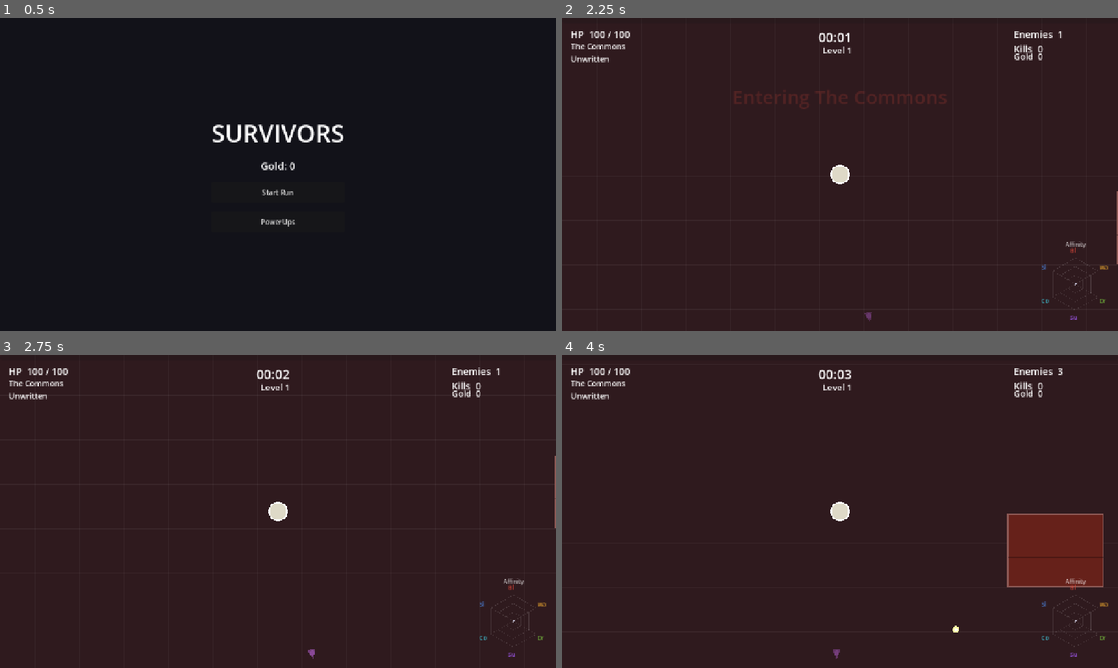
Above: before the commit, frames 1-4 (two rows, left to right).
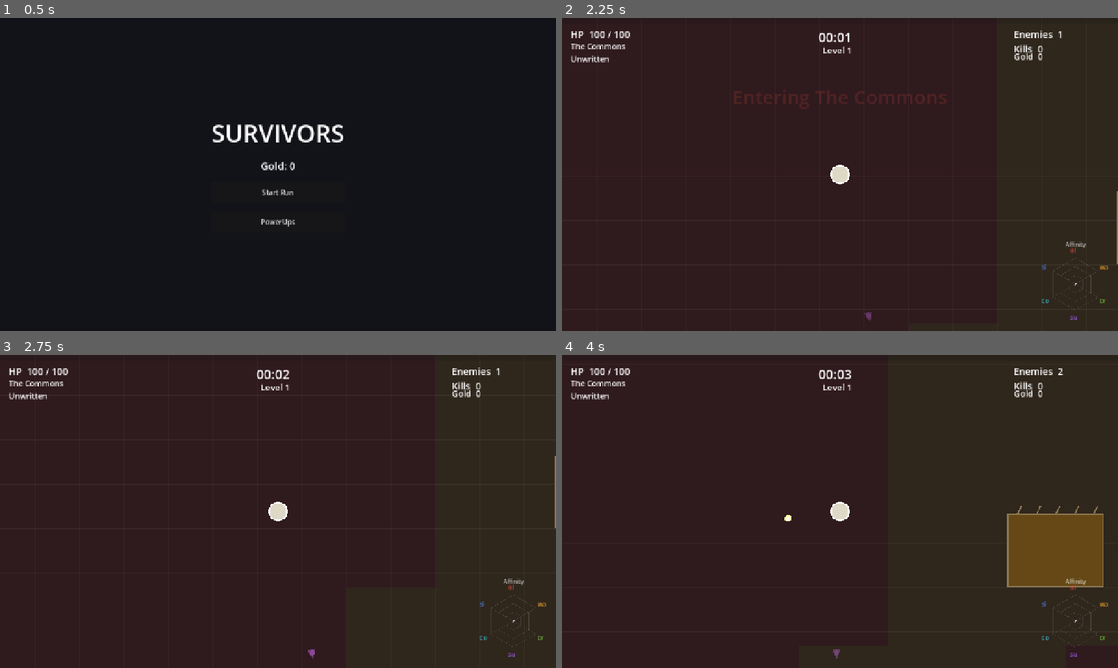
Above: after the commit, the same moments.

Repository: veighnsche/survivors-prototype
Game: Godot game, scene res://main_menu.tscn
Same seed, same stepped clock (60 frames per second), same inputs: the game is played once before the commit and once after it.
Inputs:
- Up to frame 1 (0.5 s): no input
- Up to frame 2 (2.25 s): click "Start Run" at 0.5 s; tap Enter at 1.25 s; hold D 1.28-2.03 s; tap 1 at 1.35 s; hold S from 2.03 s (still down); tap 2 at 2.1 s
- Up to frame 3 (2.75 s): keep holding S
- Up to frame 4 (4 s): release S at 2.78 s; hold D 2.78-3.53 s; tap 3 at 2.85 s; hold W from 3.53 s (still down); tap Q at 3.6 s

Frame 1 is identical in both runs. In frame 2, less than 0.1% of the frame differs, in the area x 99-100%, y 55-79%; in frame 3, less than 0.1%; in frame 4, 4.2%, in the area x 40-98%, y 4-89%.

Commit message:
Rebalance early game + biome territory system + varied spawn area
Balance (died-at-level-2 fix): cantrip 3->4.5 dmg & faster; all archetype hp/
damage cut (bramble 24->15, brute 44->30); shooter cadence much slower (3.4s/
3.8s intervals, slower shots); gentler early wave timeline; hp ramp 0.45->0.30;
barrows arcane resist softened to 0.65.

Territory: enemies outside their home biome take 1.6x damage AND disengage to
walk home (unless the player is within self-defense range) - you can't drag
them out and farm weak versions; they leave. Boss exempt. Recycled enemies are
replaced (not teleported) so they stay coherent with the biome they appear in.

Map variety: seeds were already random (verified layouts differ) - what felt
identical was the fixed 900px Commons disc at spawn; shrunk to 450px so varied
blobs reach near spawn, and evened biome weights.

Co-Authored-By: Claude Opus 4.8 <noreply@anthropic.com>

Diff:
--- a/scripts/config.gd
+++ b/scripts/config.gd
@@ -6,7 +6,7 @@
 var CAMERA_ZOOM := 1.6
 
 # --- The cantrip (tabula rasa starting attack) -------------------------------
-var CANTRIP := {"damage": 3.0, "interval": 0.5, "range": 700.0, "speed": 520.0, "life": 1.4}
+var CANTRIP := {"damage": 4.5, "interval": 0.45, "range": 700.0, "speed": 520.0, "life": 1.4}
 
 # --- Families (the six corners; v1 implements blast/ward/drain) ---------------
 var FAMILY_COLORS := {
@@ -35,36 +35,41 @@
 	"barrows":    {"name": "The Barrows", "color": Color("#6FB03A"), "family": "drain", "obstacle": "tomb",
 		"roster": [{"arch": "brute", "w": 0.55}, {"arch": "shambler", "w": 0.45}]},
 }
-var COMMONS_RADIUS := 900.0   # spawn area is always the Commons
+var COMMONS_RADIUS := 450.0   # small guaranteed-Commons ring at spawn; blobs vary right beyond it
 var BIOME_CELL := 1600.0      # size of the Voronoi cells that make the blobs
-var BIOME_WEIGHTS := {"commons": 0.2, "thornreach": 0.4, "barrows": 0.4}
+var BIOME_WEIGHTS := {"commons": 0.34, "thornreach": 0.33, "barrows": 0.33}
+
+# Territory: enemies weaken and head home when outside their biome (no dragging
+# them out to farm weak versions — they disengage instead).
+var OUT_OF_BIOME_VULN := 1.6      # damage taken multiplier while outside home biome
+var SELF_DEFENSE_RADIUS := 240.0  # but they still fight back if you're this close
 
 # Damage-type multipliers per biome (the adaptation teeth):
 # each biome resists something and is weak to its counter-family's type.
 var BIOME_RESISTS := {
 	"commons":    {"arcane": 1.2},                     # brawlers melt to blast
-	"thornreach": {"arcane": 0.7, "reflect": 1.6},     # skirmishers shrug bolts, break on wards
-	"barrows":    {"arcane": 0.55, "necrotic": 1.6},   # brutes resist burst, rot fast
+	"thornreach": {"arcane": 0.8, "reflect": 1.6},     # skirmishers shrug bolts, break on wards
+	"barrows":    {"arcane": 0.65, "necrotic": 1.6},   # brutes resist burst, rot fast
 }
 
 # --- Enemy archetypes ---------------------------------------------------------
 # name shown in the codex; behavior = how it moves/attacks.
 var ARCHETYPES := {
 	# Commons
-	"brawler":    {"name": "Husk",         "hp": 4.0,   "speed": 122.0, "damage": 6.0,  "radius": 9.0,  "xp": "small",  "behavior": "beeline"},
-	"darter":     {"name": "Stray",        "hp": 2.5,   "speed": 168.0, "damage": 4.0,  "radius": 7.0,  "xp": "small",  "behavior": "darter"},
+	"brawler":    {"name": "Husk",         "hp": 3.5,   "speed": 118.0, "damage": 5.0,  "radius": 9.0,  "xp": "small",  "behavior": "beeline"},
+	"darter":     {"name": "Stray",        "hp": 2.0,   "speed": 165.0, "damage": 3.0,  "radius": 7.0,  "xp": "small",  "behavior": "darter"},
 	# Thornreach
-	"skirmisher": {"name": "Slinger",      "hp": 8.0,   "speed": 92.0,  "damage": 7.0,  "radius": 10.0, "xp": "medium", "behavior": "kite",
-		"shot_range": 330.0, "shot_interval": 2.4, "shot_speed": 300.0},
-	"bramble":    {"name": "Bramble",      "hp": 24.0,  "speed": 40.0,  "damage": 9.0,  "radius": 15.0, "xp": "medium", "behavior": "advance_shoot",
-		"shot_range": 320.0, "shot_interval": 2.8, "shot_speed": 240.0},
+	"skirmisher": {"name": "Slinger",      "hp": 7.0,   "speed": 90.0,  "damage": 5.0,  "radius": 10.0, "xp": "medium", "behavior": "kite",
+		"shot_range": 320.0, "shot_interval": 3.4, "shot_speed": 250.0},
+	"bramble":    {"name": "Bramble",      "hp": 15.0,  "speed": 40.0,  "damage": 6.0,  "radius": 15.0, "xp": "medium", "behavior": "advance_shoot",
+		"shot_range": 300.0, "shot_interval": 3.8, "shot_speed": 220.0},
 	# Barrows
-	"brute":      {"name": "Barrow-Knight","hp": 44.0,  "speed": 42.0,  "damage": 16.0, "radius": 20.0, "xp": "large",  "behavior": "beeline"},
-	"shambler":   {"name": "Grave-swarm",  "hp": 6.0,   "speed": 34.0,  "damage": 8.0,  "radius": 11.0, "xp": "small",  "behavior": "beeline"},
+	"brute":      {"name": "Barrow-Knight","hp": 30.0,  "speed": 42.0,  "damage": 13.0, "radius": 20.0, "xp": "large",  "behavior": "beeline"},
+	"shambler":   {"name": "Grave-swarm",  "hp": 5.0,   "speed": 36.0,  "damage": 7.0,  "radius": 11.0, "xp": "small",  "behavior": "beeline"},
 	# Boss
 	"boss":       {"name": "Reaper",       "hp": 700.0, "speed": 46.0,  "damage": 30.0, "radius": 40.0, "xp": "large",  "behavior": "beeline"},
 }
-var HP_RAMP_PER_MIN := 0.45   # enemy hp scales up over the run
+var HP_RAMP_PER_MIN := 0.30   # enemy hp scales up over the run
 
 # --- Essence (biome-colored drops that feed family Insight) -------------------
 var ESSENCE_DROP_CHANCE := 0.42
--- a/scripts/enemy.gd
+++ b/scripts/enemy.gd
@@ -19,6 +19,10 @@
 var resists: Dictionary = {}
 
 var target: Node2D
+var biome_map: BiomeMap  # for territory checks
+var home_pos := Vector2.ZERO  # where it spawned (inside its home biome)
+var _outside := false     # currently outside its home biome → weakened, heads home
+var _territory_timer := 0.0
 var _dead := false
 var _dmg_accum := 0.0
 var _dmg_cd := 0.0
@@ -106,6 +110,13 @@
 		if vuln_t <= 0.0:
 			vuln_mult = 1.0
 
+	# Territory: sample which biome we're in every so often (boss roams freely).
+	if not is_boss and biome_map != null:
+		_territory_timer -= delta
+		if _territory_timer <= 0.0:
+			_territory_timer = 0.4
+			_outside = biome_map.biome_at(global_position) != biome
+
 	var dir := _behavior_dir(delta)
 	dir = _avoid_obstacles(dir)
 	velocity = dir * speed * slow_mult
@@ -114,6 +125,10 @@
 
 func _behavior_dir(delta: float) -> Vector2:
 	var to_p := target.global_position - global_position
+	# Outside home turf: disengage and head home (unless the player is right on
+	# top of us — then fight back). Prevents dragging enemies out to farm them.
+	if _outside and to_p.length() > Config.SELF_DEFENSE_RADIUS:
+		return (home_pos - global_position).normalized()
 	match behavior:
 		"kite":  # skirmisher: shoot and keep distance
 			var d := to_p.length()
@@ -164,6 +179,8 @@
 	if _dead:
 		return 0.0
 	var mult: float = float(resists.get(dtype, 1.0)) * vuln_mult
+	if _outside:
+		mult *= Config.OUT_OF_BIOME_VULN  # weakened away from home turf
 	var applied := amount * mult
 	if Sim.enabled:
 		Sim.damage_dealt += applied
--- a/scripts/game.gd
+++ b/scripts/game.gd
@@ -211,12 +211,14 @@
 # --- Spawn timeline (intensity over time; type comes from the biome) -----------
 func _current_wave() -> Dictionary:
 	var t := elapsed
-	if t < 20.0:
-		return {"interval": 1.1, "batch": 1}
-	elif t < 60.0:
-		return {"interval": 0.8, "batch": 1}
-	elif t < 120.0:
-		return {"interval": 0.55, "batch": 2}
+	if t < 25.0:
+		return {"interval": 1.5, "batch": 1}
+	elif t < 70.0:
+		return {"interval": 1.0, "batch": 1}
+	elif t < 130.0:
+		return {"interval": 0.7, "batch": 1}
+	elif t < 190.0:
+		return {"interval": 0.6, "batch": 2}
 	else:
 		return {"interval": 0.5, "batch": 2}
 
@@ -246,6 +248,8 @@
 	var e := Enemy.new()
 	e.setup(_pick_arch(biome), biome, player, _hp_scale())
 	e.global_position = pos
+	e.home_pos = pos
+	e.biome_map = biome_map
 	e.died.connect(_on_enemy_died.bind(e))
 	enemies_root.add_child(e)
 
@@ -281,7 +285,10 @@
 	for e in enemies_root.get_children():
 		if e is Enemy and not e.is_boss:
 			if e.global_position.distance_to(player.global_position) > Config.DESPAWN_RADIUS:
-				e.global_position = player.global_position + _ring_point()
+				# replace rather than teleport, so the newcomer belongs to the
+				# biome it appears in (home/archetype stay coherent)
+				e.queue_free()
+				_spawn_enemy_at_ring()
 
 
 func _on_enemy_died(e) -> void:
